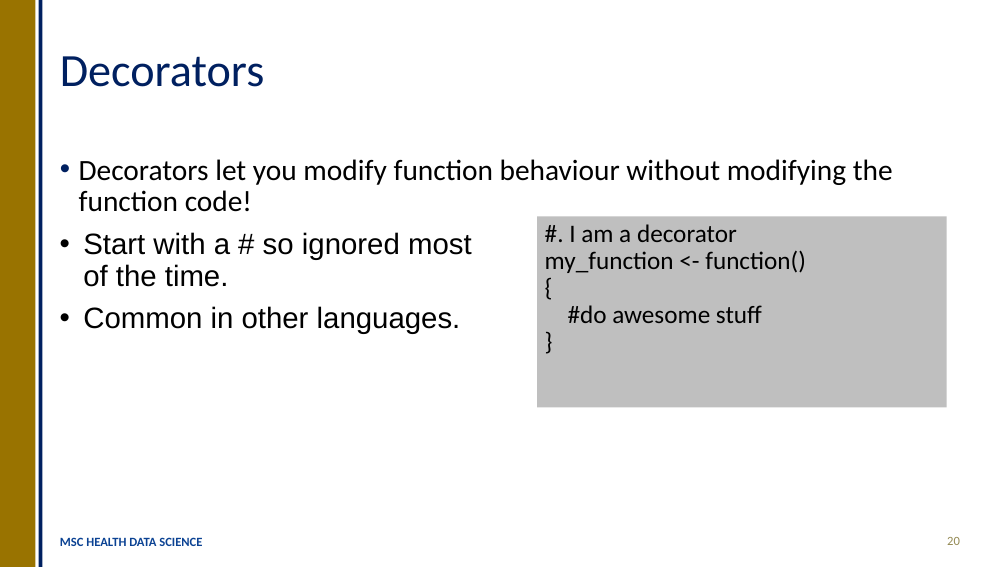
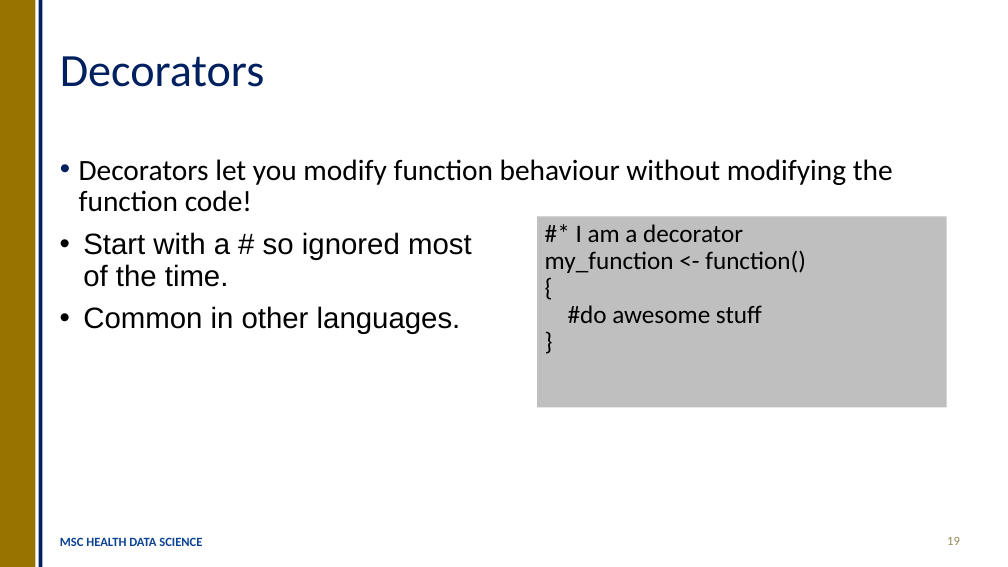
Before and after one commit to OllyButters/HDS-plumber, a slide deck: slide 19 of api_plumber_slides.pptx (slide 20 before the commit). Drawn at 1008x567 pixels with LibreOffice and Linux fonts; fonts in the diff are those of the drawing. Boxes give left, top, right and bottom in pixels: in the first picture for what was removed or moved away, otherwise in the second. Text is boxed around its words. In the diff, an @@ line names an element or a change of style, - is before the commit and + after.

```diff
--- a/api_plumber_slides.pptx
+++ b/api_plumber_slides.pptx
@@ text in rectangle at box(545, 224, 806, 323): text changed @@
-#. I am a decorator
-my_function <- function()
-{
-#do awesome stuff
-}
+#* I am a decorator
+my_function <- function()
+{
+#do awesome stuff
+}
@@ page number at box(947, 537, 960, 545): text changed @@
-20
+19
```
Also in this commit, not shown: 8 other slides changed, 1 slide removed, 1 other file.
